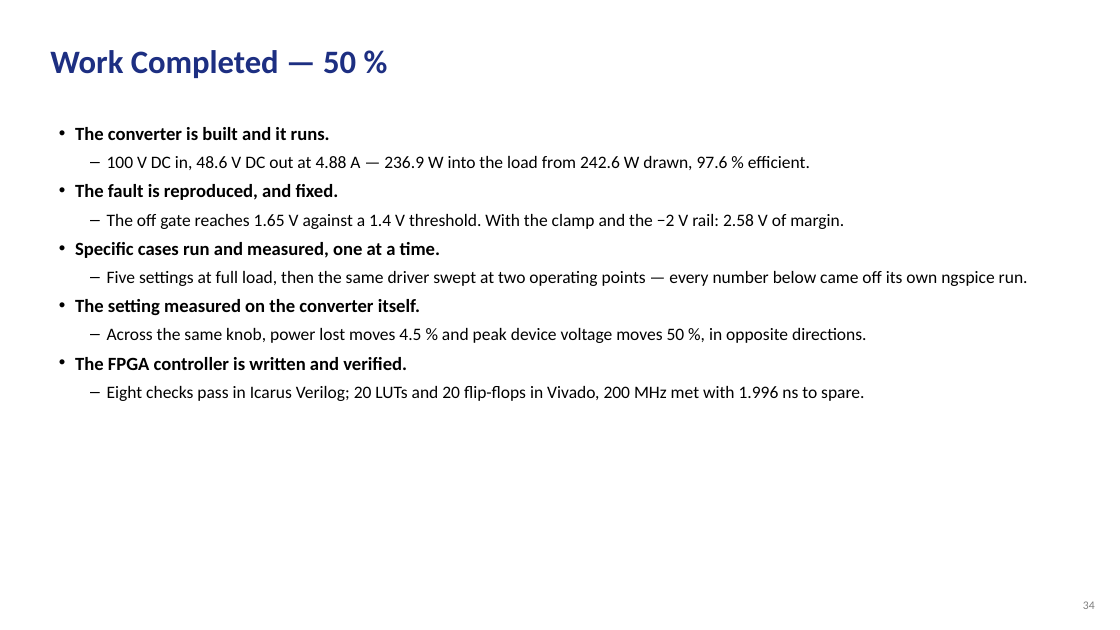
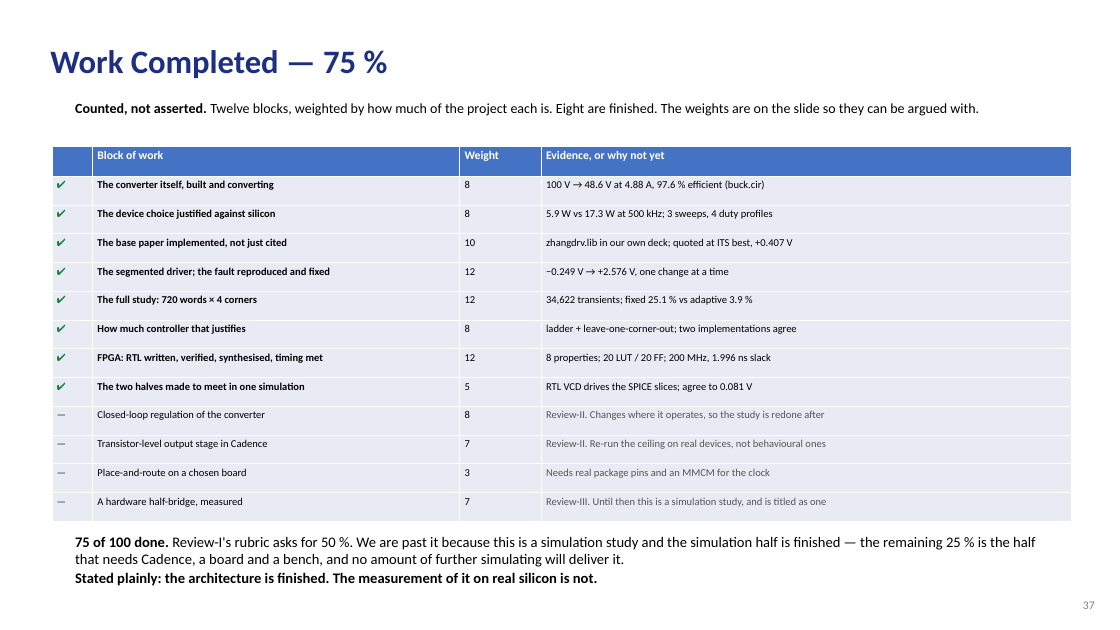
Before and after one commit to Amritha902/gan-driver, a slide deck: slide 37 of review/GaN_Review1_BACKUP.pptx (slide 34 before the commit). Drawn at 1120x630 pixels with LibreOffice and Linux fonts; fonts in the diff are those of the drawing. Boxes give left, top, right and bottom in pixels: in the first picture for what was removed or moved away, otherwise in the second. Text is boxed around its words. In the diff, an @@ line names an element or a change of style, - is before the commit and + after.

```diff
--- a/review/GaN_Review1_BACKUP.pptx
+++ b/review/GaN_Review1_BACKUP.pptx
@@ text at box(50, 50, 356, 78): text changed @@
-Work Completed — 50 %
+Work Completed — 75 %
@@ text added at box(75, 103, 979, 116), 12 pt, text #000000 @@
+Counted, not asserted. Twelve blocks, weighted by how much of the project each is. Eight are finished. The weights are on the slide so they can be argued with.
@@ table added at box(52, 146, 1072, 520), 13 rows, 4 columns @@
+ | Block of work | Weight | Evidence, or why not yet
+✔ | The converter itself, built and converting | 8 | 100 V → 48.6 V at 4.88 A, 97.6 % efficient (buck.cir)
+✔ | The device choice justified against silicon | 8 | 5.9 W vs 17.3 W at 500 kHz; 3 sweeps, 4 duty profiles
+✔ | The base paper implemented, not just cited | 10 | zhangdrv.lib in our own deck; quoted at ITS best, +0.407 V
+✔ | The segmented driver; the fault reproduced and fixed | 12 | −0.249 V → +2.576 V, one change at a time
+✔ | The full study: 720 words × 4 corners | 12 | 34,622 transients; fixed 25.1 % vs adaptive 3.9 %
+✔ | How much controller that justifies | 8 | ladder + leave-one-corner-out; two implementations agree
+✔ | FPGA: RTL written, verified, synthesised, timing met | 12 | 8 properties; 20 LUT / 20 FF; 200 MHz, 1.996 ns slack
+✔ | The two halves made to meet in one simulation | 5 | RTL VCD drives the SPICE slices; agree to 0.081 V
+— | Closed-loop regulation of the converter | 8 | Review-II. Changes where it operates, so the study is redone after
+— | Transistor-level output stage in Cadence | 7 | Review-II. Re-run the ceiling on real devices, not behavioural ones
+— | Place-and-route on a chosen board | 3 | Needs real package pins and an MMCM for the clock
+— | A hardware half-bridge, measured | 7 | Review-III. Until then this is a simulation study, and is titled as one
@@ text removed at box(75, 127, 1028, 401) @@
-• The converter is built and it runs.
-– 100 V DC in, 48.6 V DC out at 4.88 A — 236.9 W into the load from 242.6 W drawn, 97.6 % efficient.
-• The fault is reproduced, and fixed.
-– The off gate reaches 1.65 V against a 1.4 V threshold. With the clamp and the −2 V rail: 2.58 V of margin.
-• Specific cases run and measured, one at a time.
-– Five settings at full load, then the same driver swept at two operating points — every number below came off its own ngspice run.
-• The setting measured on the converter itself.
-– Across the same knob, power lost moves 4.5 % and peak device voltage moves 50 %, in opposite directions.
-• The FPGA controller is written and verified.
-– Eight checks pass in Icarus Verilog; 20 LUTs and 20 flip-flops in Vivado, 200 MHz met with 1.996 ns to spare.
@@ text added at box(75, 536, 1035, 586), 12.5 pt, text #000000 @@
+75 of 100 done. Review-I's rubric asks for 50 %. We are past it because this is a simulation study and the simulation half is finished — the remaining 25 % is the half that needs Cadence, a board and a bench, and no amount of further simulating will deliver it.
+Stated plainly: the architecture is finished. The measurement of it on real silicon is not.
@@ text at box(1083, 601, 1095, 609): text changed @@
-34
+37
```
Also in this commit, not shown: 35 other slides changed, 3 slides added, 7 other files.
